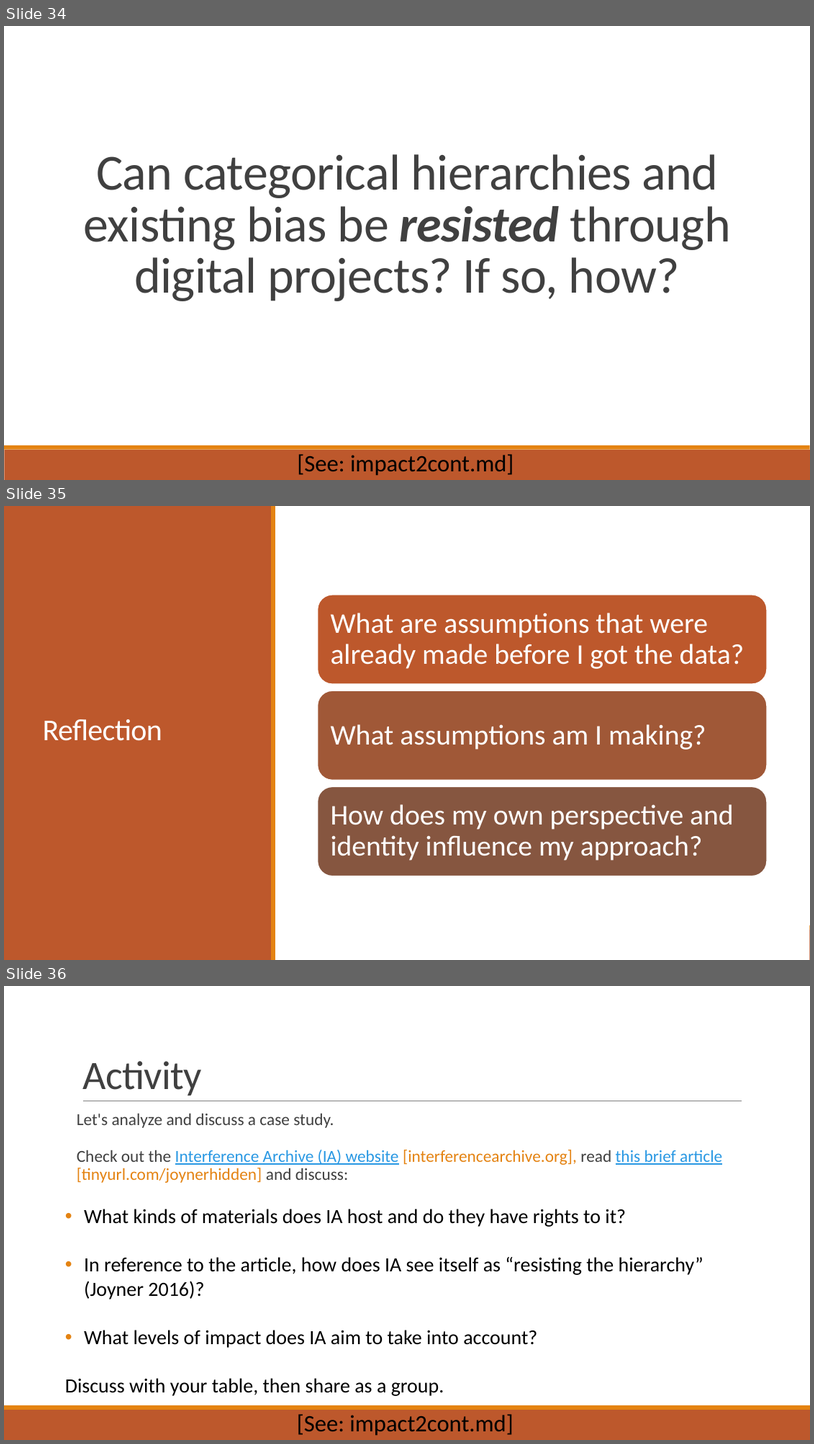
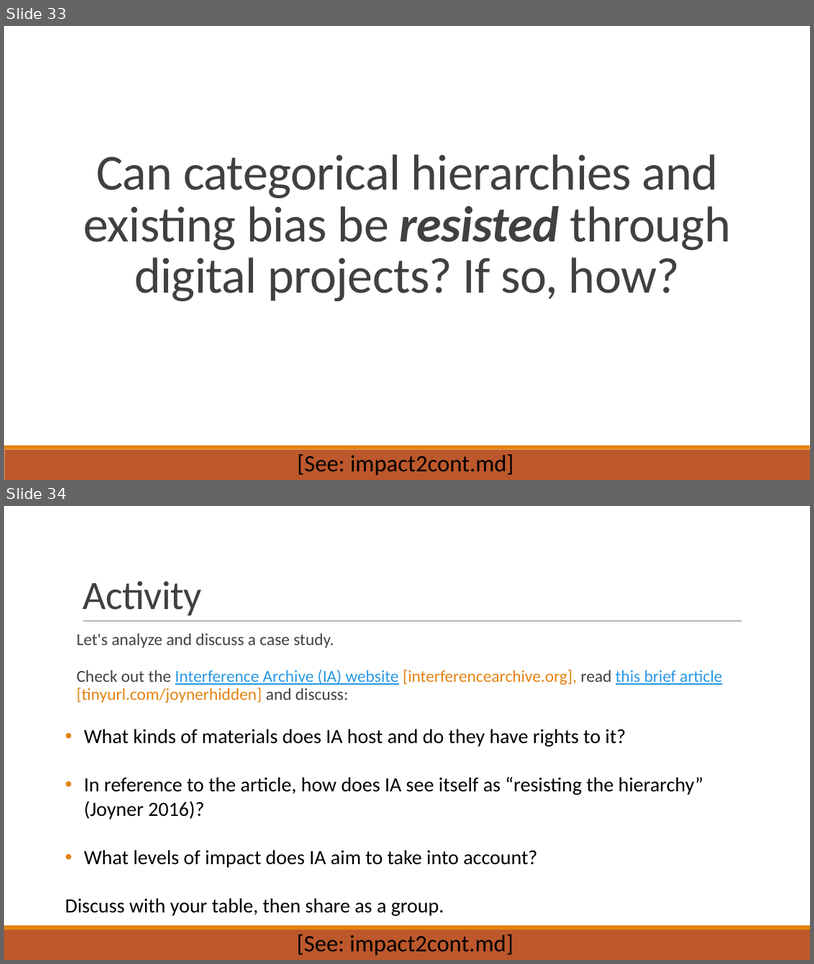
Before and after one commit to dhsouthbend/ethics, a slide deck: slides_ethics.pptx. Shown one above the other, each under a label of ours: slides 34, 35 and 36 before the commit, slides 33 and 34 after it. The pictures are 814x1444 and 814x964 pixels, drawn with LibreOffice and Linux fonts; fonts in the diff are those of the drawing. Boxes give left, top, right and bottom in pixels: in the first picture for what was removed or moved away, otherwise in the second. Text is boxed around its words. In the diff, an @@ line names an element or a change of style, - is before the commit and + after.

```diff
--- a/slides_ethics.pptx
+++ b/slides_ethics.pptx
@@ slide 35 removed at [4,506,810,960], background #FFFFFF; not listed: 2 template elements that a slide beside it also shows @@
@@ rectangle removed at [4,506,810,960] @@
@@ rectangle removed at [4,506,272,960] @@
@@ rectangle removed at [271,506,275,960] @@
@@ title removed at [43,719,162,741] @@
-Reflection
@@ group removed at [318,595,767,876]: 3 rounded rectangles, 3 texts @@
-What are assumptions that were already made before I got the data?
-What assumptions am I making?
-How does my own perspective and identity influence my approach?
@@ what was slide 34 is now slide 33 @@
@@ what was slide 36 is now slide 34 @@
```
Also in this commit, not shown: 13 slides changed, 2 slides added, 4 other slides removed, 1 other file.
